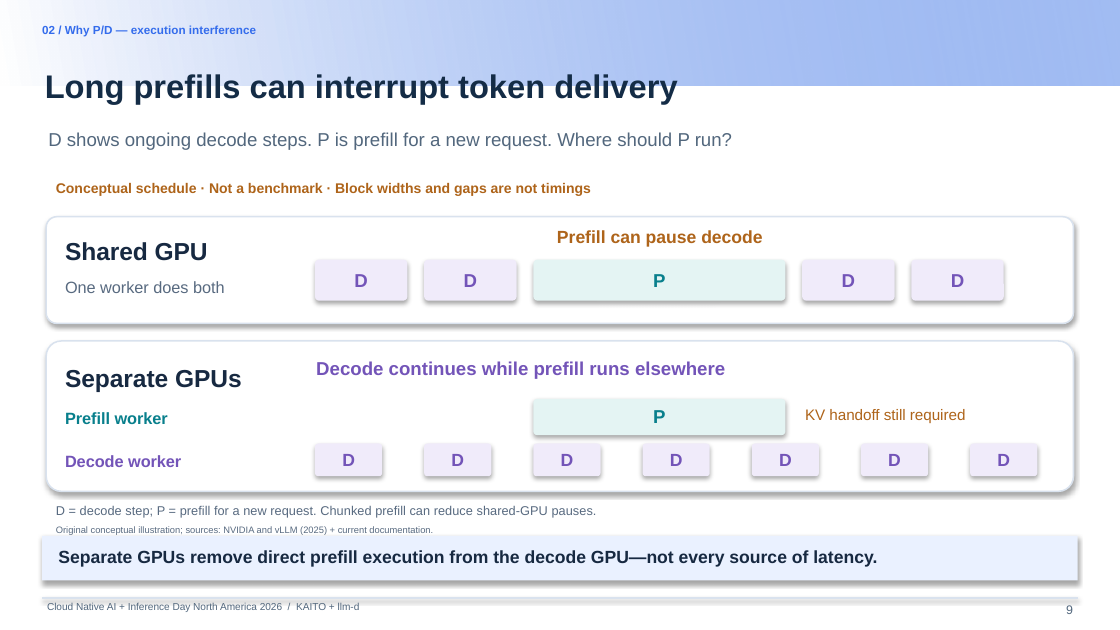
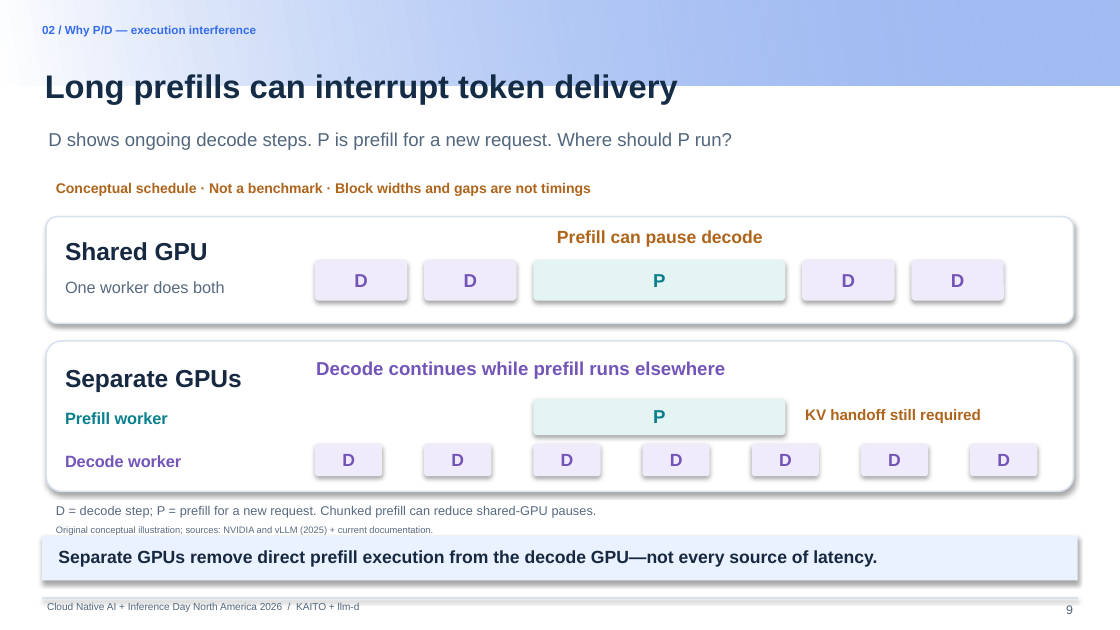
Before and after one commit to andyzhangx/demo, a slide deck: slide 9 of llm/pd-disaggregation/kubecon-na-2026-pd-disaggregation-kaito-llmd.pptx. Drawn at 1120x630 pixels with LibreOffice and Linux fonts; fonts in the diff are those of the drawing; background and template pictures are left out. Boxes give left, top, right and bottom in pixels: in the first picture for what was removed or moved away, otherwise in the second. Text is boxed around its words. In the diff, an @@ line names an element or a change of style, - is before the commit and + after.

```diff
--- a/llm/pd-disaggregation/kubecon-na-2026-pd-disaggregation-kaito-llmd.pptx
+++ b/llm/pd-disaggregation/kubecon-na-2026-pd-disaggregation-kaito-llmd.pptx
@@ text "KV handoff still required" at (805,409,981,423): bold on @@
```
Also in this commit, not shown: 14 other slides changed.
